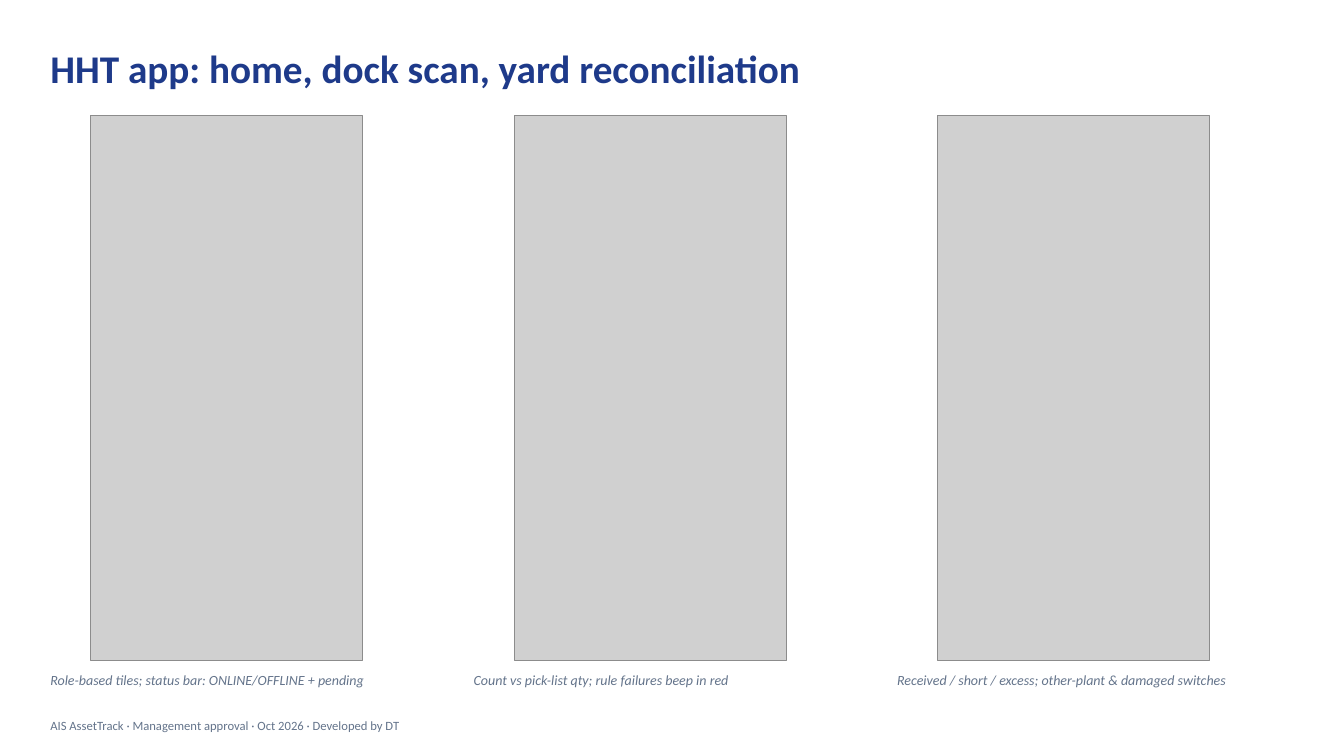
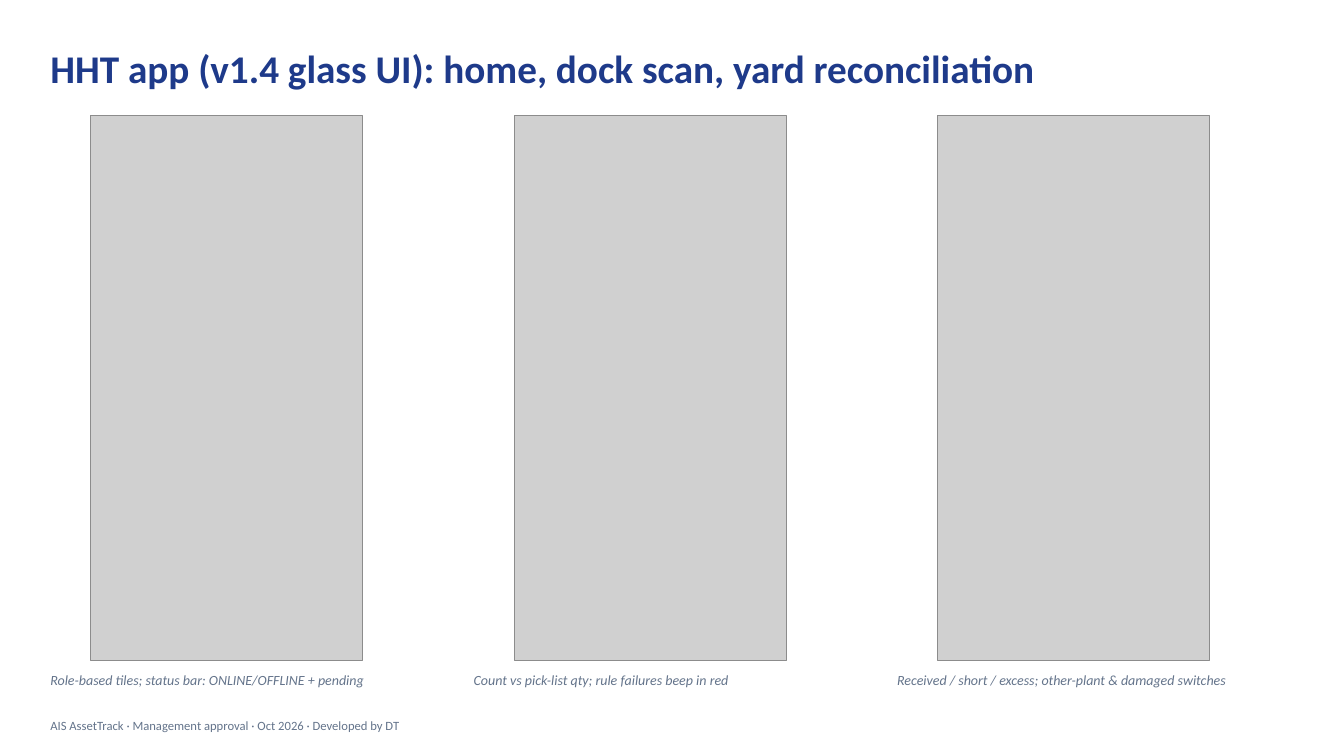
Before and after one commit to dhanaah/ais-assettrack, a slide deck: slide 15 of docs/AIS_AssetTrack_Management_Approval.pptx. Drawn at 1344x756 pixels with LibreOffice and Linux fonts; fonts in the diff are those of the drawing; grey boxes stand for pictures; background and template pictures are left out. Boxes give left, top, right and bottom in pixels: in the first picture for what was removed or moved away, otherwise in the second. Text is boxed around its words. In the diff, an @@ line names an element or a change of style, - is before the commit and + after.

```diff
--- a/docs/AIS_AssetTrack_Management_Approval.pptx
+++ b/docs/AIS_AssetTrack_Management_Approval.pptx
@@ title at bbox=[50, 54, 1035, 90]: text changed @@
-HHT app: home, dock scan, yard reconciliation
+HHT app (v1.4 glass UI): home, dock scan, yard reconciliation
```
Also in this commit, not shown: 1 slide added, 6 other files.
